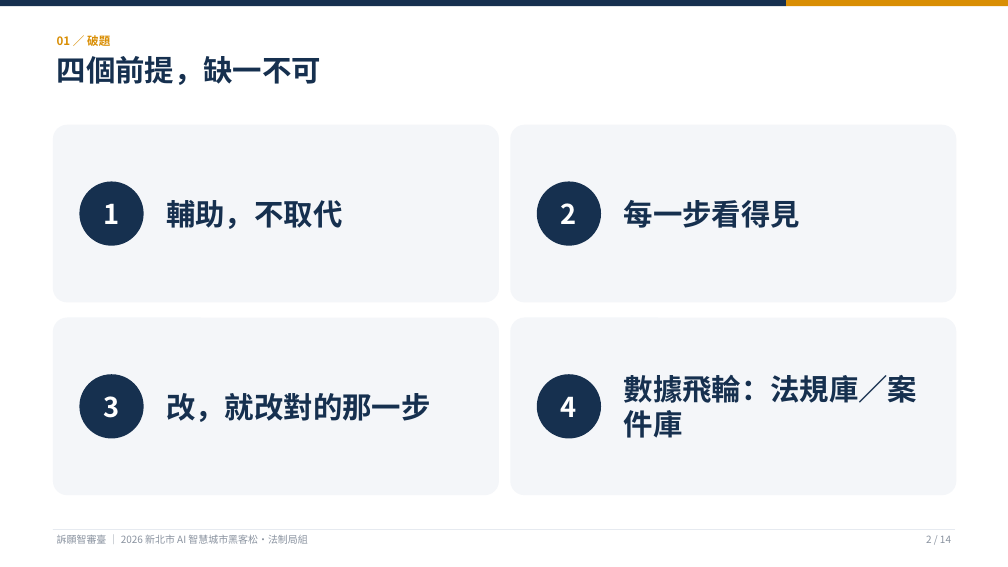
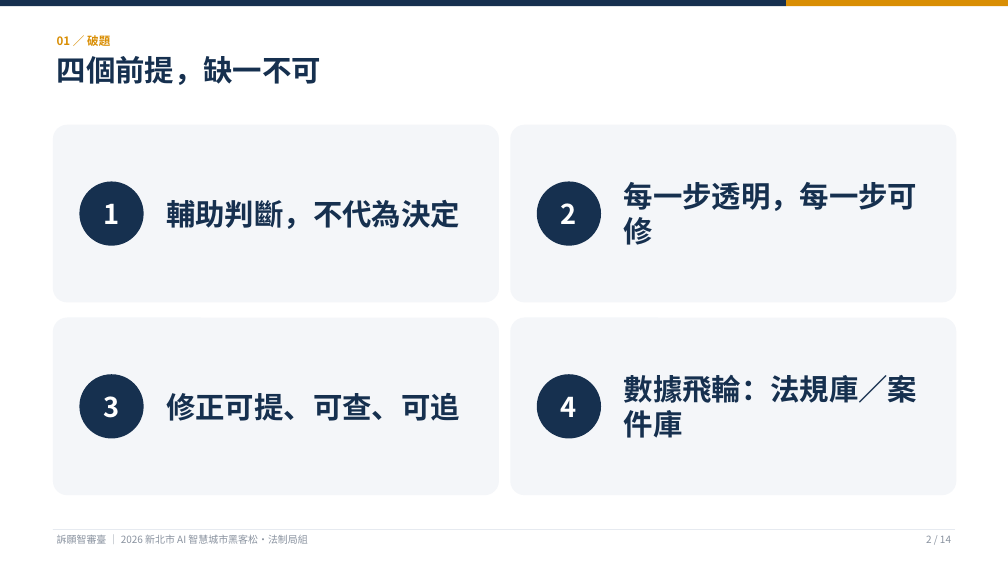
Before and after one commit to KevinMursh/hackathon_wisxxxx, a slide deck: slide 2 of docs/提案/提案簡報-訴願智審臺.pptx. Drawn at 1008x567 pixels with LibreOffice and Linux fonts; fonts in the diff are those of the drawing. Boxes give left, top, right and bottom in pixels: in the first picture for what was removed or moved away, otherwise in the second. Text is boxed around its words. In the diff, an @@ line names an element or a change of style, - is before the commit and + after.

```diff
--- a/docs/提案/提案簡報-訴願智審臺.pptx
+++ b/docs/提案/提案簡報-訴願智審臺.pptx
@@ text at bbox=[166, 200, 460, 229]: text changed @@
-輔助，不取代
+輔助判斷，不代為決定
@@ text at bbox=[624, 182, 918, 245]: text changed @@
-每一步看得見
+每一步透明，每一步可修
@@ text at bbox=[166, 393, 460, 421]: text changed @@
-改，就改對的那一步
+修正可提、可查、可追
```
Also in this commit, not shown: 2 other slides changed, 2 other files.
